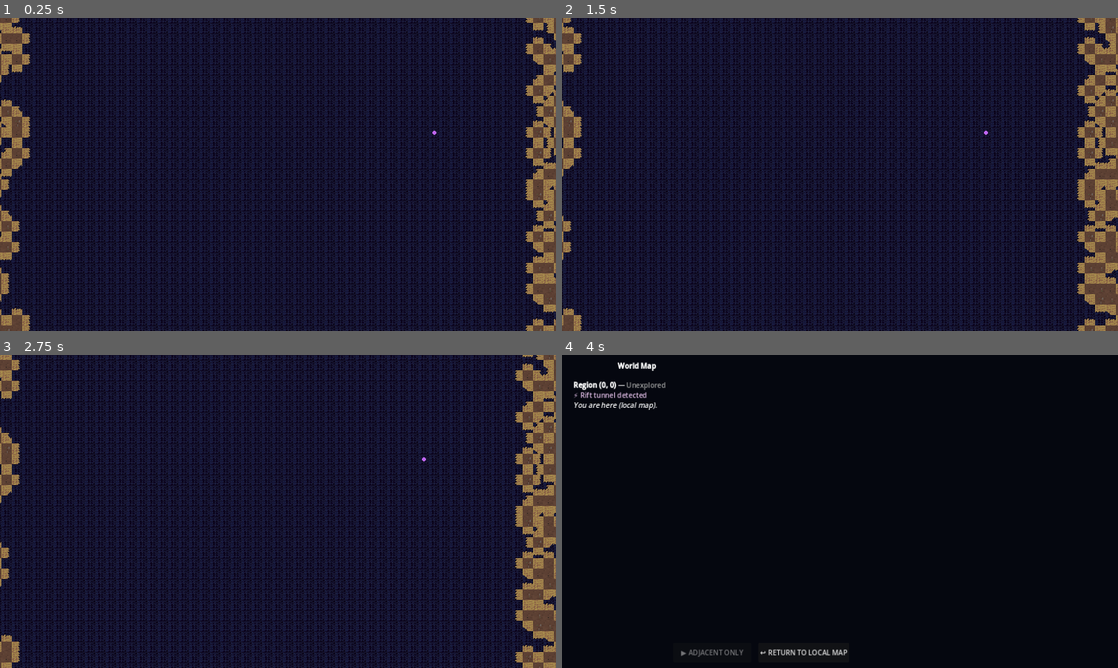
Above: before the commit, frames 1-4 (two rows, left to right).
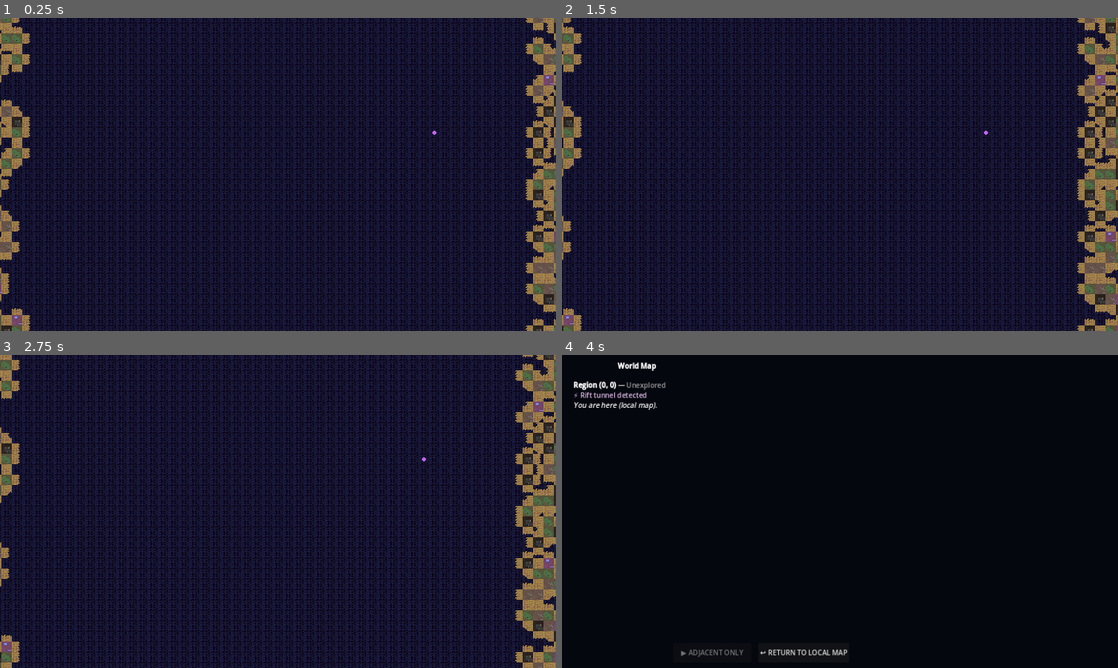
Above: after the commit, the same moments.

Repository: AhmiDarrow/FallenEarth
Game: Godot game, scene res://scenes/HubWorld.tscn
Same seed, same stepped clock (60 frames per second), same inputs: the game is played once before the commit and once after it. This scene is started directly instead of the project's main scene.
Inputs (mouse positions are in pixels of both pictures, inside the frame that each line leads up to):
- Up to frame 1 (0.25 s): no input
- Up to frame 2 (1.5 s): tap Enter at 0.5 s; move the mouse to (962, 158) at 0.52 s; hold Right 0.53-1.25 s; tap M at 0.6 s; click (962, 158) at 0.67 s; tap Space at 0.77 s; click "↩ RETURN TO LOCAL MAP" at 1.25 s
- Up to frame 3 (2.75 s): tap Space at 2, 2.27 s; move the mouse to (166, 527) at 2.02 s; hold Down from 2.03 s (still down); tap Enter at 2.1 s
- Up to frame 4 (4 s): tap Enter at 2.75, 3.6 s; move the mouse to (895, 442) at 2.77 s; release Down at 2.78 s; hold Right 2.78-3.53 s; tap M at 2.85 s; tap Space at 3.5, 3.77 s; move the mouse to (812, 574) at 3.52 s; hold Up from 3.53 s (still down); click (812, 574) at 3.67 s

The runs differ from the first frame. In frame 1, 1.1% of the frame differs, in the area x 0-100%, y 0-100%; in frame 2, 1.5%; in frame 3, 1.5%; in frame 4, nothing differs.

Commit message:
fix: terrain types now visually distinct + mob spawn debug output
- ProceduralTile: added _get_terrain_color() and _draw_terrain_features() so blocked/debris/vegetation/rift_scar tiles look different from ground
- Blocked tiles: dark with cross-hatch pattern (impassable)
- Debris: scattered rubble
- Vegetation: green clumps with stems
- Rift scars: purple/violet cracks
- Added debug output to _seed_local_mobs and _refresh_markers to trace mob visibility

Diff:
--- a/scripts/HubWorld.gd
+++ b/scripts/HubWorld.gd
@@ -232,6 +232,9 @@
 	if not is_instance_valid(gs):
 		return
 
+	var total_mobs: Dictionary = gs.get_overworld_mobs()
+	print("[HubWorld] _refresh_markers: %d total overworld mobs in GameState" % total_mobs.size())
+
 	if is_instance_valid(_mission_manager) and _mission_manager.has_method("get_mission_at_tile"):
 		var active_mission: Dictionary = _mission_manager.call("get_mission_at_tile", _player_q, _player_r) as Dictionary
 		if not active_mission.is_empty():
@@ -241,7 +244,9 @@
 			if mx >= 0 and my >= 0:
 				_add_marker(mx, my, Color(0.5, 0.85, 0.95), "!", "mission", cell_size)
 
-	for mob_key in gs.get_overworld_mobs():
+	var all_mobs: Dictionary = gs.get_overworld_mobs()
+	var mob_count := 0
+	for mob_key in all_mobs:
 		if not str(mob_key).begins_with("%d,%d|" % [_player_q, _player_r]):
 			continue
 		var parts: PackedStringArray = str(mob_key).split("|")
@@ -253,6 +258,9 @@
 		var mx := int(local_parts[0])
 		var my := int(local_parts[1])
 		_add_marker(mx, my, Color(0.95, 0.35, 0.35), "✕", "mob", cell_size)
+		mob_count += 1
+	if mob_count > 0:
+		print("[HubWorld] Rendered %d mob markers for region (%d,%d)" % [mob_count, _player_q, _player_r])
 
 	if is_instance_valid(_rift_runner) and _rift_runner.has_method("get_rifts_in_hex"):
 		for rift in _rift_runner.get_rifts_in_hex(_player_q, _player_r, _game_time):
@@ -747,6 +755,7 @@
 			"%d,%d" % [_player_q, _player_r], difficulty, "upworld", biome
 		)
 		if enemy.is_empty():
+			push_warning("[HubWorld] generate_procedural_enemy returned empty for attempt %d" % i)
 			continue
 
 		gs.set_local_mob(_player_q, _player_r, lx, ly, enemy)
--- a/scripts/procedural/ProceduralTile.gd
+++ b/scripts/procedural/ProceduralTile.gd
@@ -6,6 +6,7 @@
 extends Node2D
 
 const COLORS = preload("res://scripts/procedural/Palette.gd").COLORS
+const LocalMapGen = preload("res://scripts/LocalMapGenerator.gd")
 
 # Tile metadata (data-driven)
 var biome: String = "Ash Wastes"
@@ -28,12 +29,11 @@
 	# Broken shader_code initialization removed (caused Invalid assignment of 'shader_code' on ShaderMaterial)
 
 func _draw() -> void:
-	var bg_color = _get_biome_base_color()
+	var bg_color = _get_terrain_color()
 	draw_rect(Rect2(Vector2(0, 0), size), bg_color)
 
 	_draw_noise(bg_color)
-
-	_draw_terrain_overlays()
+	_draw_terrain_features()
 	_draw_decorations()
 	_draw_biome_patterns()
 
@@ -117,6 +117,21 @@
 		_:
 			return COLORS["ground_ash"]
 
+
+func _get_terrain_color() -> Color:
+	var base: Color = _get_biome_base_color()
+	match terrain_type:
+		LocalMapGen.TERRAIN_BLOCKED:
+			return base.darkened(0.4).lerp(COLORS["shadow"], 0.5)
+		LocalMapGen.TERRAIN_DEBRIS:
+			return base.lerp(COLORS["stone"], 0.3)
+		LocalMapGen.TERRAIN_VEGETATION:
+			return base.lerp(COLORS["leaf"], 0.35)
+		LocalMapGen.TERRAIN_RIFT_SCAR:
+			return base.lerp(COLORS["rune"], 0.25)
+		_:
+			return base
+
 func _get_biome_pattern_value(x: int, y: int) -> float:
 	# Procedural pattern based on biome
 	var rng := RandomNumberGenerator.new()
@@ -173,34 +188,63 @@
 				var w := rng.randf_range(1.0, 3.0)
 				draw_rect(Rect2(Vector2(rx, ry), Vector2(w, w)), COLORS["shadow"].lerp(COLORS["ground_ash"], 0.3))
 
-func _draw_terrain_overlays() -> void:
-	# Draw rocks, vegetation, rift cracks
-	var rng := RandomNumberGenerator.new()
-	rng.seed = biome.hash() + terrain_type
-
-	# Rocks
-	if has_rocks and rng.randf() < 0.4:
-		var rx = rng.randi_range(size.x * 0.1, size.x * 0.85)
-		var ry = rng.randi_range(size.y * 0.1, size.y * 0.85)
-		var rw = rng.randi_range(4, 12)
-		var rh = rng.randi_range(4, 8)
-		draw_rect(Rect2(Vector2(rx, ry), Vector2(rw, rh)), COLORS["stone"])
-
-	# Vegetation
-	if has_vegetation and rng.randf() < 0.5:
-		var vx = rng.randi_range(size.x * 0.05, size.x * 0.95)
-		var vy = rng.randi_range(size.y * 0.05, size.y * 0.95)
-		var vw = rng.randi_range(4, 10)
-		var vh = rng.randi_range(4, 8)
-		draw_rect(Rect2(Vector2(vx, vy), Vector2(vw, vh)), COLORS["leaf"])
-
-	# Rift cracks
-	if has_rift and rng.randf() < 0.35:
-		var cx = rng.randi_range(size.x * 0.1, size.x * 0.8)
-		var cy = rng.randi_range(size.y * 0.1, size.y * 0.8)
-		var cw = rng.randi_range(2, 6)
-		var ch = rng.randi_range(2, 8)
-		draw_rect(Rect2(Vector2(cx, cy), Vector2(cw, ch)), COLORS["toxic"])
+func _draw_terrain_features() -> void:
+	var rng := RandomNumberGenerator.new()
+	rng.seed = biome.hash() + terrain_type + int(size.x * 7.0)
+	var base_color := _get_terrain_color()
+
+	match terrain_type:
+		LocalMapGen.TERRAIN_BLOCKED:
+			# Dense rock/wall — draw large blocking shapes
+			var count := rng.randi_range(2, 5)
+			for i in range(count):
+				var rx := rng.randf_range(0.0, size.x * 0.8)
+				var ry := rng.randf_range(0.0, size.y * 0.8)
+				var rw := rng.randf_range(8.0, size.x * 0.6)
+				var rh := rng.randf_range(8.0, size.y * 0.6)
+				draw_rect(Rect2(Vector2(rx, ry), Vector2(rw, rh)), COLORS["shadow"].lerp(COLORS["stone"], 0.3))
+			# Cross-hatch pattern for impassable
+			for i in range(4):
+				var lx := rng.randf_range(2.0, size.x - 2.0)
+				draw_line(Vector2(lx, 0), Vector2(lx, size.y), COLORS["shadow"].lerp(COLORS["stone"], 0.2), 1.0)
+
+		LocalMapGen.TERRAIN_DEBRIS:
+			# Scattered rubble
+			var count := rng.randi_range(3, 7)
+			for i in range(count):
+				var rx := rng.randf_range(2.0, size.x - 4.0)
+				var ry := rng.randf_range(2.0, size.y - 4.0)
+				var rw := rng.randf_range(2.0, 5.0)
+				var rh := rng.randf_range(2.0, 4.0)
+				draw_rect(Rect2(Vector2(rx, ry), Vector2(rw, rh)), COLORS["stone"].lerp(base_color, 0.4))
+
+		LocalMapGen.TERRAIN_VEGETATION:
+			# Green clumps / foliage
+			var count := rng.randi_range(2, 6)
+			for i in range(count):
+				var vx := rng.randf_range(3.0, size.x - 5.0)
+				var vy := rng.randf_range(3.0, size.y - 5.0)
+				var vr := rng.randf_range(3.0, 6.0)
+				draw_circle(Vector2(vx, vy), vr, COLORS["leaf"].lerp(base_color, 0.3))
+			# Small stem lines
+			for i in range(2):
+				var sx := rng.randf_range(4.0, size.x - 4.0)
+				var sy := rng.randf_range(4.0, size.y - 4.0)
+				draw_line(Vector2(sx, sy), Vector2(sx, sy - 4.0), COLORS["leaf"].darkened(0.2), 1.0)
+
+		LocalMapGen.TERRAIN_RIFT_SCAR:
+			# Purple/violet cracks
+			var count := rng.randi_range(2, 4)
+			for i in range(count):
+				var cx := rng.randf_range(size.x * 0.1, size.x * 0.8)
+				var cy := rng.randf_range(size.y * 0.1, size.y * 0.8)
+				var cw := rng.randf_range(4.0, 10.0)
+				var ch := rng.randf_range(2.0, 6.0)
+				draw_rect(Rect2(Vector2(cx, cy), Vector2(cw, ch)), COLORS["rune"].lerp(COLORS["toxic"], 0.3))
+
+		_:
+			# Ground — no extra features
+			pass
 
 func _draw_biome_patterns() -> void:
 	# Biome-specific patterns — lines, dots, etc.
